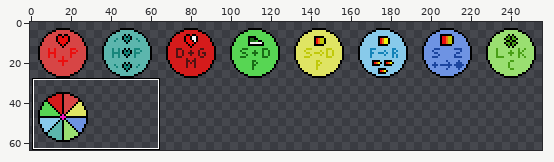
Two states of a pixel-art file, assets/sprites/items/statup_1.aseprite. Above, an overview of the earlier version with the close-up marked.
Close-up. Before:
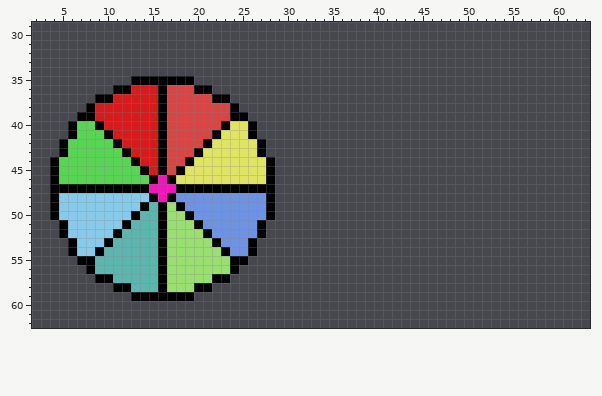
256x256 pixels, 1 frame. Shown: x 2..63, y 29..62. The wide view leaves out empty margins.
Once edited:
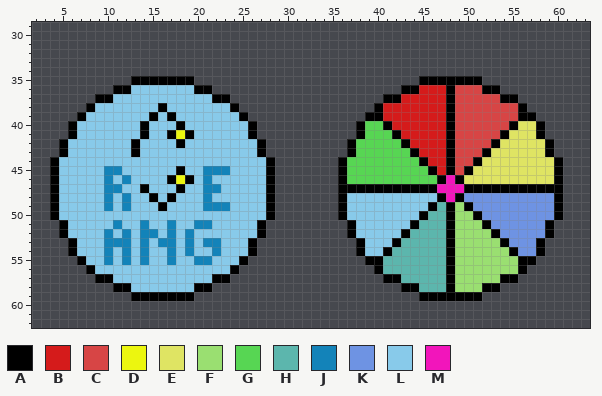
Palette (. is transparent): A #000000  B #d51b1b  C #d74545  D #ecf60f  E #dfe463  F #9adf71  G #57d653  H #5cb6ad  J #1383b9  K #6e93e3  L #88caea  M #f215bb
The edit:
Changed rows in their new state; - is an unchanged pixel.
first column x 5:
35 ----------------------------------------AAAAAAA---------
36 --------LLLLLLL-----------------------AABBBACCCAA-------
37 ------LLLLLLLLLLL-------------------AABBBBBACCCCCAA-----
38 ----LLLLLLL-LLLLLLL----------------ABBBBBBBACCCCCCCA----
39 ---LLLLLLLALALLLLLLL--------------AABBBBBBBACCCCCCCAA---
40 --LLLLLLLALLLALLLLLLL------------AGGABBBBBBACCCCCCAEEA--
41 --LLLLLLLALLADALLLLLL------------AGGGABBBBBACCCCCAEEEA--
42 -LLLLLLLALLLLALLLLLLLL----------AGGGGGABBBBACCCCAEEEEEA-
43 -LLLLLLLALLLLLLLLLLLLL----------AGGGGGGABBBACCCAEEEEEEA-
44 LLLLLLLLLLLLLLLLLLLLLLL--------AGGGGGGGGABBACCAEEEEEEEEA
45 LLLLLJJLLLLLL-LLJJJLLLL--------AGGGGGGGGGABACAEEEEEEEEEA
46 LLLLLJLJLLLL-DALJLLLLLL--------AGGGGGGGGGGAMAEEEEEEEEEEA
47 LLLLLJJLL-LLL-LLJJLLLLL--------AAAAAAAAAAAMMMAAAAAAAAAAA
48 -----J-J---L-LLLJLLLLLL--------ALLLLLLLLLLAMAKKKKKKKKKKA
49 -----J-J-LL-LLLLJJJLLLL--------ALLLLLLLLLAHAFAKKKKKKKKKA
50 --------LLLLLLLLLLLLLLL--------ALLLLLLLLAHHAFFAKKKKKKKKA
51 ------JLLJLLJLLJJLLLLL----------ALLLLLLAHHHAFFFAKKKKKKA-
52 -----JLJLJJLJLJLLLLLLL----------ALLLLLAHHHHAFFFFAKKKKKA-
53 -----JJJLJLJJLJLJJLLL------------ALLLAHHHHHAFFFFFAKKKA--
54 ----LJLJLJLLJLJLLJLLL------------ALLAHHHHHHAFFFFFFAKKA--
55 ---LLJLJLJLLJLLJJLLL--------------AAHHHHHHHAFFFFFFFAA---
56 ----LLLLLLLLLLLLLLL----------------AHHHHHHHAFFFFFFFA----
57 ------LLLLLLLLLLL-------------------AAHHHHHAFFFFFAA-----
58 --------LLLLLLL-----------------------AAHHHAFFFAA-------
59 ----------------------------------------AAAAAAA---------
